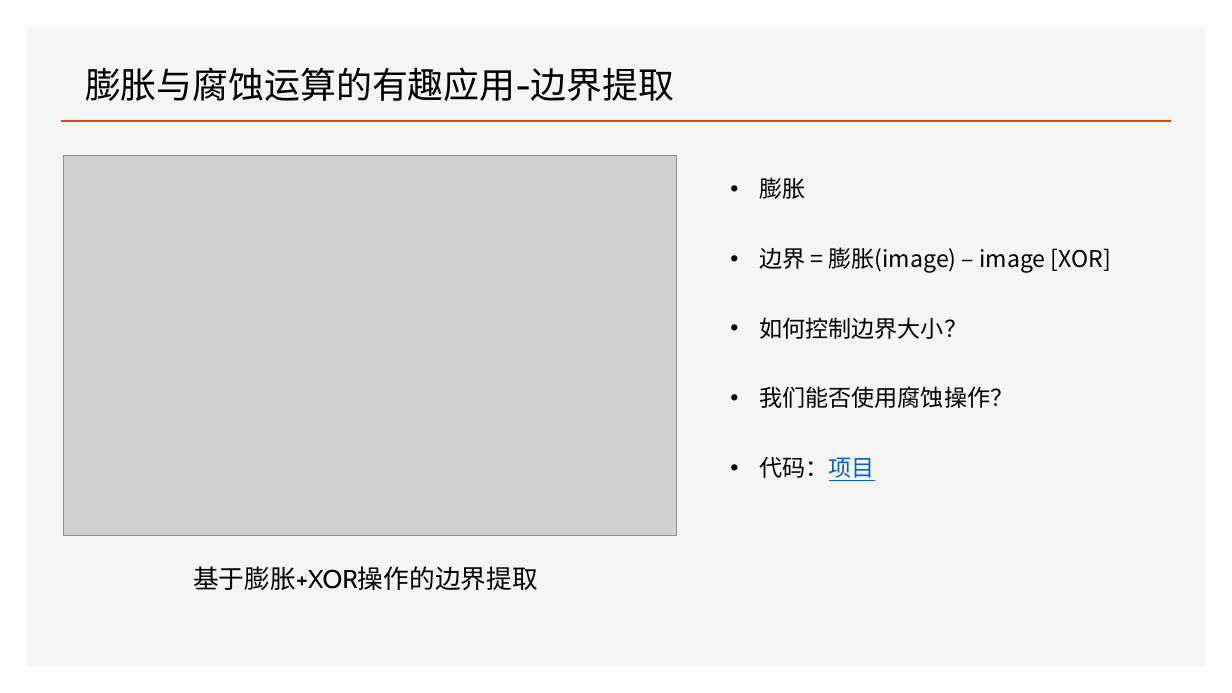
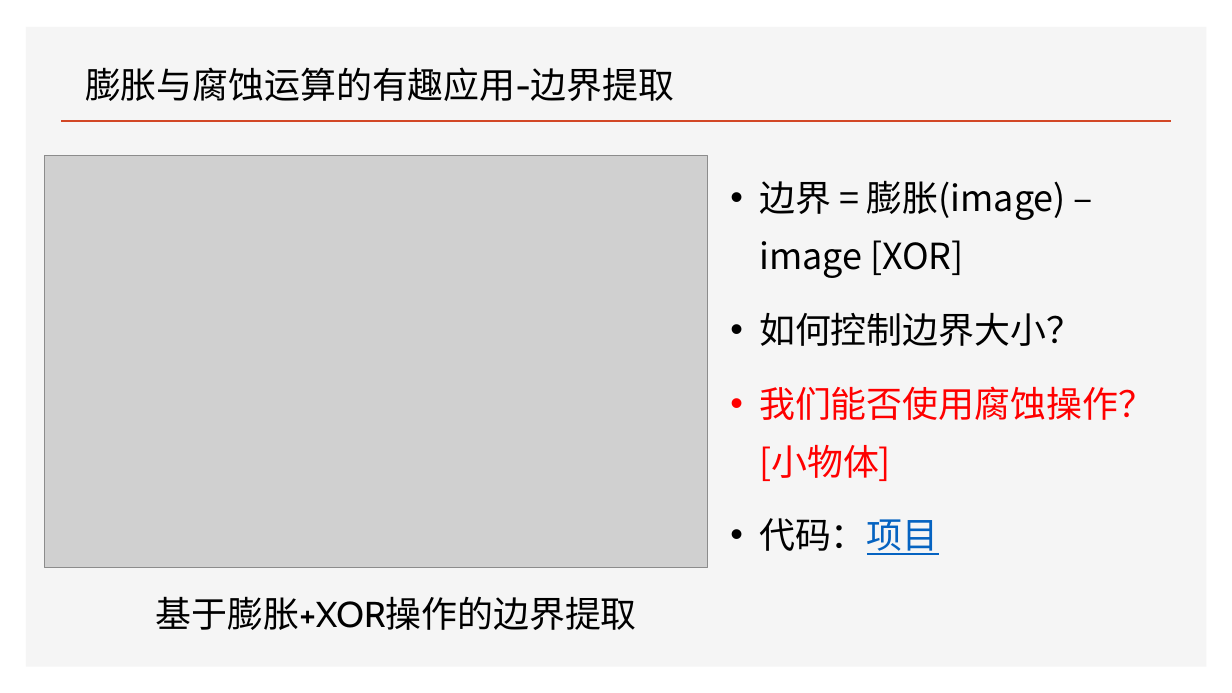
Before and after one commit to FourierAI/image-processing-resources, a slide deck: slide 23 of Lecture/lecture78/基于形态学的数字图像处理.pptx. Drawn at 1232x693 pixels with LibreOffice and Linux fonts; fonts in the diff are those of the drawing; grey boxes stand for pictures. Boxes give left, top, right and bottom in pixels: in the first picture for what was removed or moved away, otherwise in the second. Text is boxed around its words. In the diff, an @@ line names an element or a change of style, - is before the commit and + after.

```diff
--- a/Lecture/lecture78/基于形态学的数字图像处理.pptx
+++ b/Lecture/lecture78/基于形态学的数字图像处理.pptx
@@ picture: place and size @@
-picture at (64,156,676,536)
+picture at (44,156,708,568)
@@ text at (759,177,805,199): paragraph removed @@
-• 膨胀
@@ text at (759,180,1082,555): size 18 to 28 pt in "边界 = 膨胀(image) – image [XOR]", "如何控制边界大小？", "代码：项目"; line spacing 1.5 to 1.35; less space between paragraphs @@
@@ text at (759,386,1154,481): text changed; size 18 to 28 pt; text colour #000000 to #FF0000 @@
-• 我们能否使用腐蚀操作？
+• 我们能否使用腐蚀操作？[小物体]
@@ text "基于膨胀+XOR操作的边界提取": place and size @@
-text "基于膨胀+XOR操作的边界提取" at (193,566,538,590)
+text "基于膨胀+XOR操作的边界提取" at (156,596,637,630)
@@ text "基于膨胀+XOR操作的边界提取" at (156,596,637,630): size 20 to 28 pt @@
```
Also in this commit, not shown: 33 other slides changed, 3 slides added, 1 other file.
